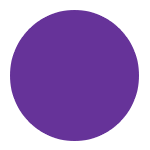
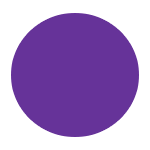
Layered file, before and after one edit (150px x 150px). Changes by layer:
painted on "rice" over [10, 10, 139, 141]
